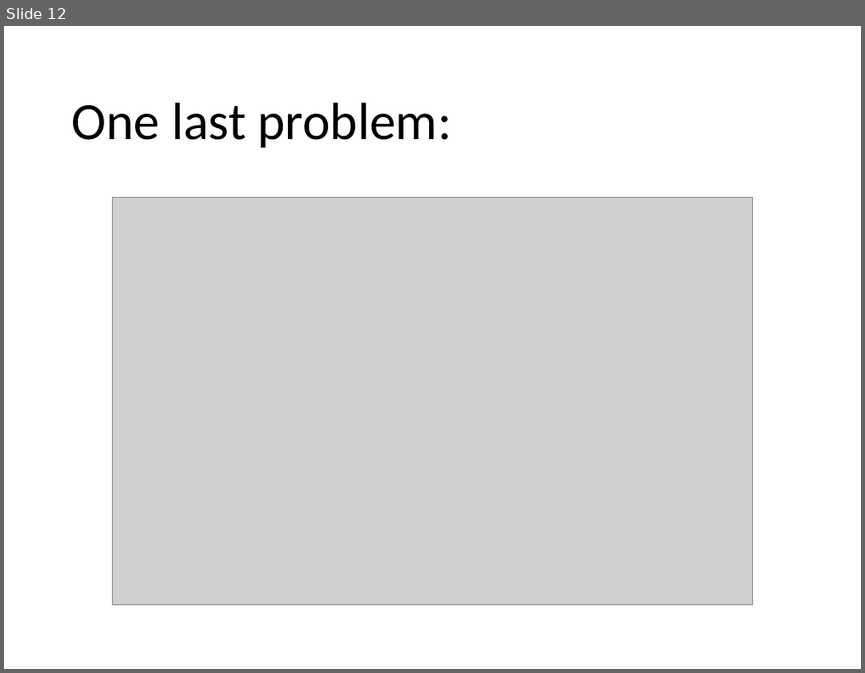
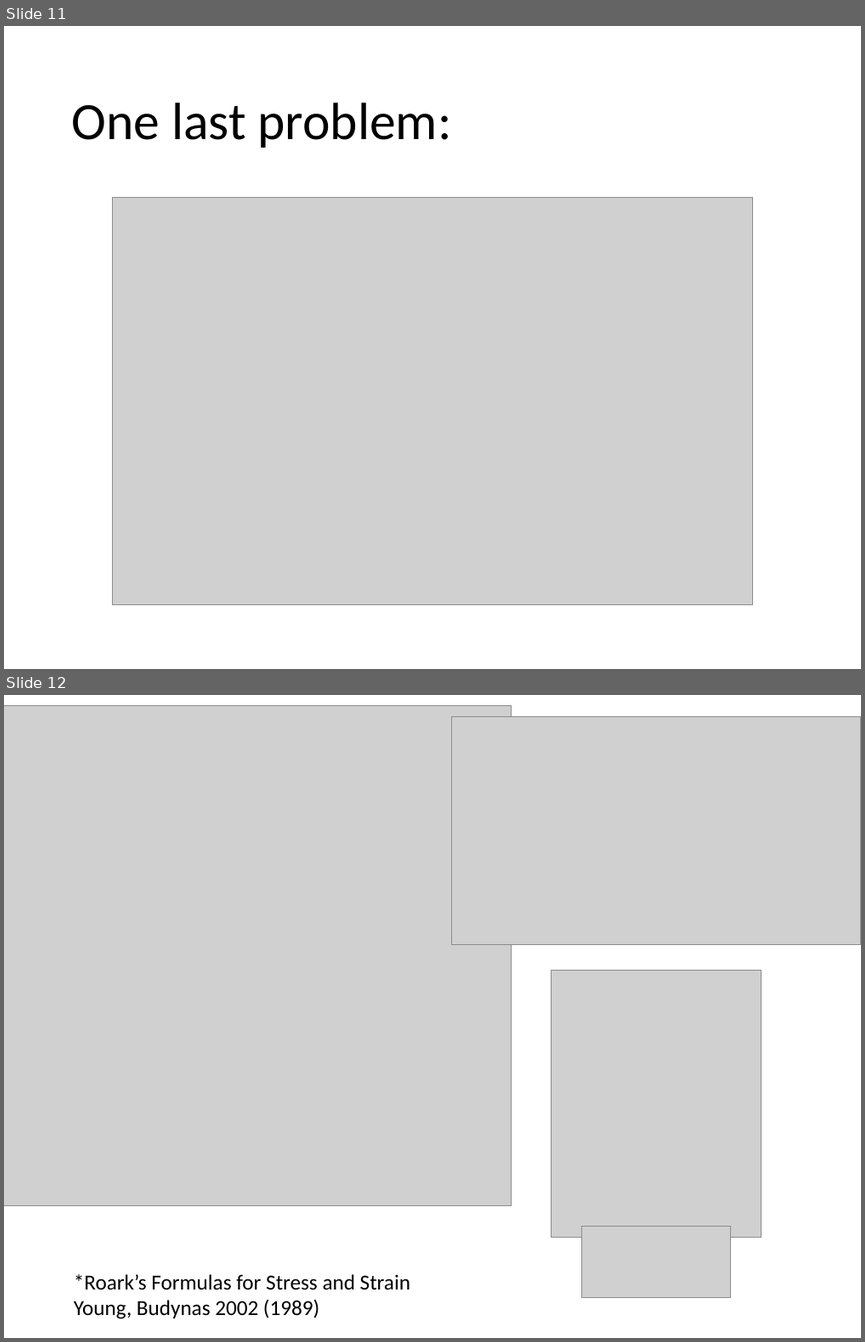
Before and after one commit to dlontine/AFEM16_UofU_Axisym, a slide deck: Presentation/Axisymmetric project (2).pptx. Shown one above the other, each under a label of ours: slide 12 before the commit, slides 11 and 12 after it. The pictures are 865x673 and 865x1342 pixels, drawn with LibreOffice and Linux fonts; fonts in the diff are those of the drawing; grey boxes stand for pictures. Boxes give left, top, right and bottom in pixels: in the first picture for what was removed or moved away, otherwise in the second. Text is boxed around its words. In the diff, an @@ line names an element or a change of style, - is before the commit and + after.

```diff
--- a/Presentation/Axisymmetric project (2).pptx
+++ b/Presentation/Axisymmetric project (2).pptx
@@ slide 12 added at [4,695,861,1338], background #FFFFFF @@
@@ picture added at [4,705,511,1205] @@
@@ picture added at [451,717,861,945] @@
@@ picture added at [551,970,761,1236] @@
@@ picture added at [581,1226,731,1298] @@
@@ text added at [74,1274,410,1319], 18 pt, text #000000 @@
+*Roark’s Formulas for Stress and Strain
+Young, Budynas 2002 (1989)
@@ what was slide 12 is now slide 11 @@
```
Also in this commit, not shown: 1 slide changed, 2 slides removed.
